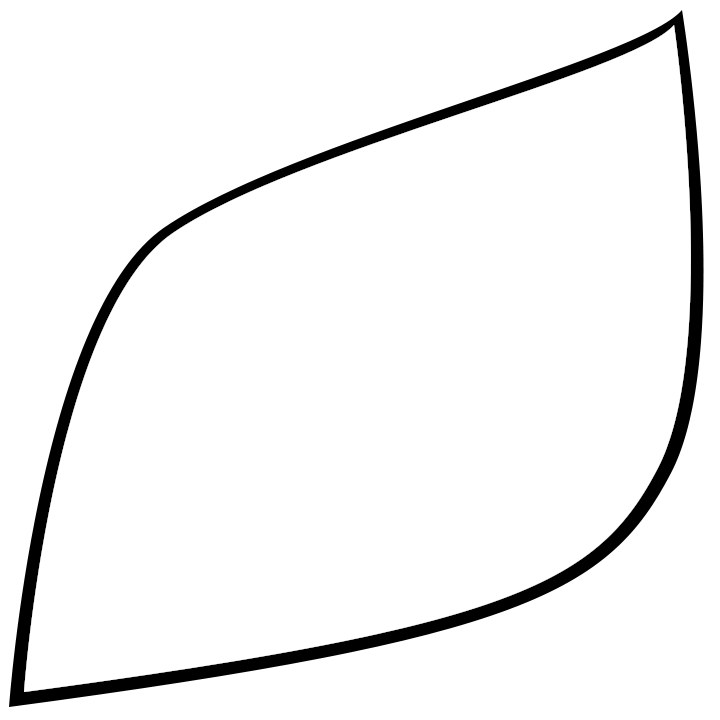
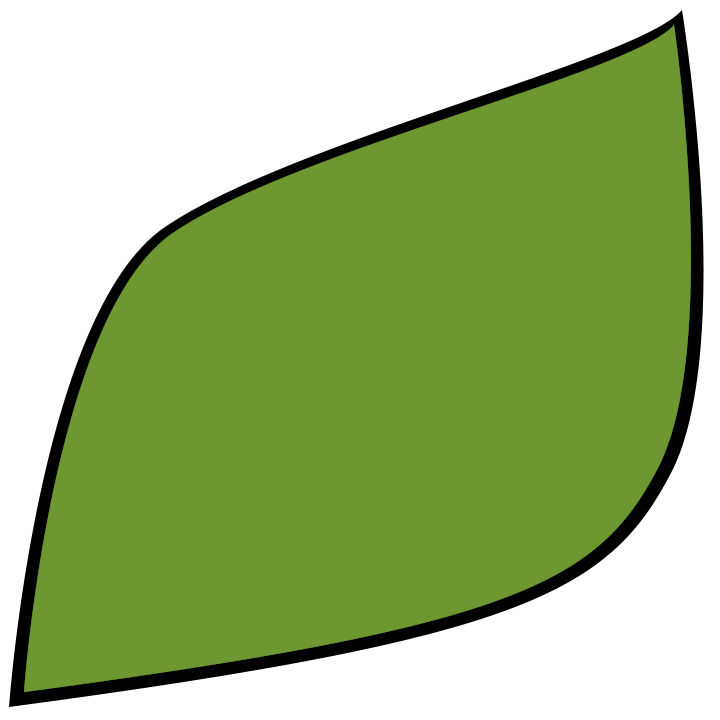
Layer changes from the first 720x720 image to the second:
painted on "Layer 2" over [24, 25, 691, 692]
